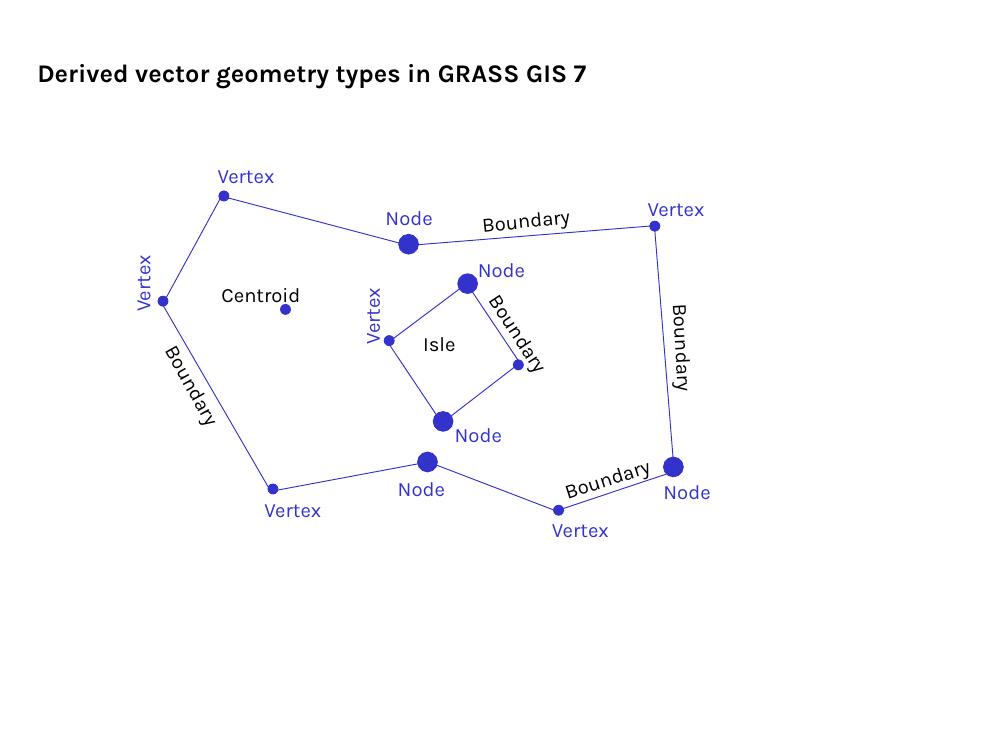
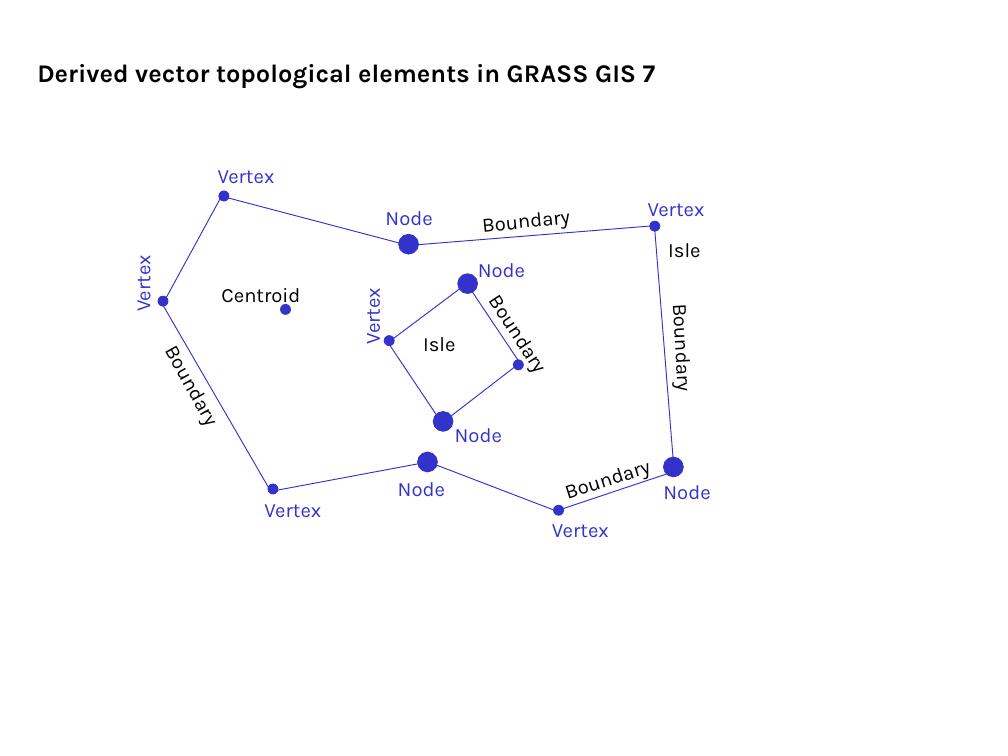
Before and after one commit to OSGeo/grass-promo, a slide deck: slide 1 of grassposter/2014_EGU_G7_Landscape/odp_slides/grass7_derived_vector_types.odp. Drawn at 1008x756 pixels with LibreOffice and Linux fonts; fonts in the diff are those of the drawing. Boxes give left, top, right and bottom in pixels: in the first picture for what was removed or moved away, otherwise in the second. Text is boxed around its words. In the diff, an @@ line names an element or a change of style, - is before the commit and + after.

```diff
--- a/grassposter/2014_EGU_G7_Landscape/odp_slides/grass7_derived_vector_types.odp
+++ b/grassposter/2014_EGU_G7_Landscape/odp_slides/grass7_derived_vector_types.odp
@@ text at bbox=[37, 64, 656, 89]: text changed @@
-Derived vector geometry types in GRASS GIS 7
+Derived vector topological elements in GRASS GIS 7
@@ text added at bbox=[668, 243, 700, 258], 16 pt, text #000000 @@
+Isle
```
Also in this commit, not shown: 2 other files.
